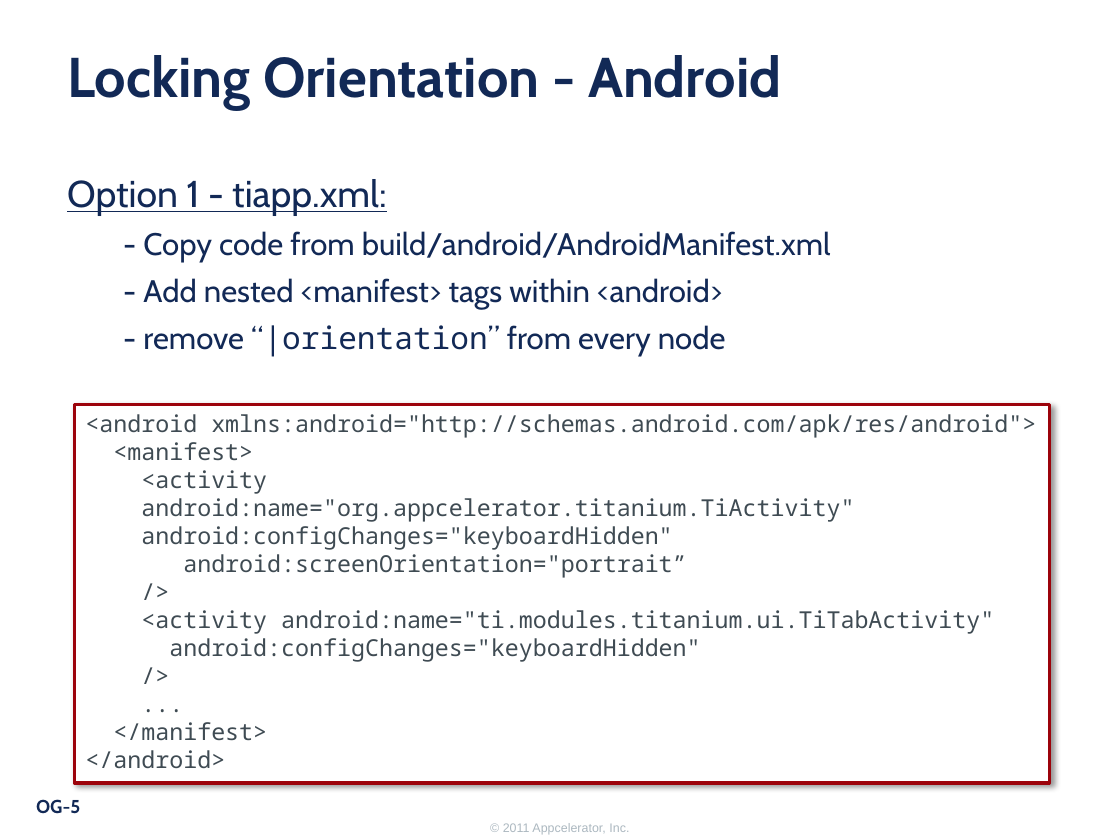
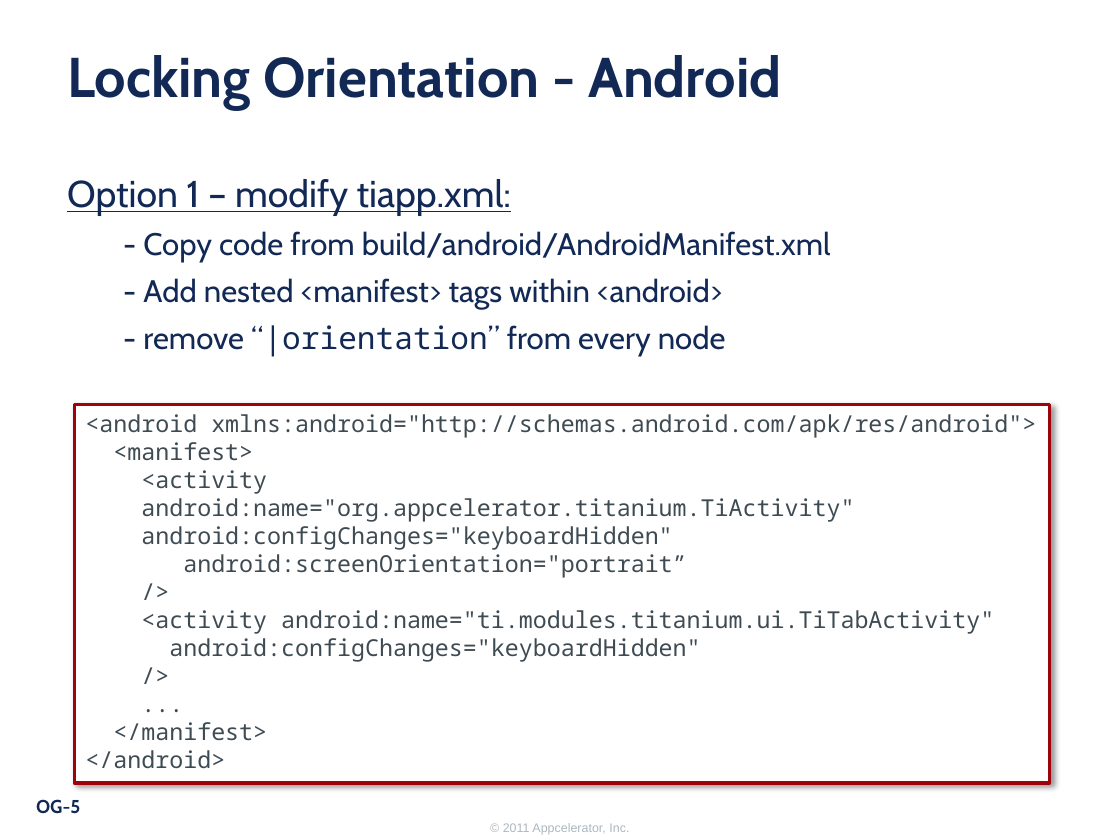
Before and after one commit to appcelerator-forks/appcelerator-training.tcmd_certification, a slide deck: slide 5 of 325.pptx. Drawn at 1120x840 pixels with LibreOffice and Linux fonts; fonts in the diff are those of the drawing; background and template pictures are left out. Boxes give left, top, right and bottom in pixels: in the first picture for what was removed or moved away, otherwise in the second. Text is boxed around its words. In the diff, an @@ line names an element or a change of style, - is before the commit and + after.

```diff
--- a/325.pptx
+++ b/325.pptx
@@ text at box(67, 179, 511, 216): text changed @@
-Option 1 - tiapp.xml:
+Option 1 – modify tiapp.xml:
```
Also in this commit, not shown: 3 other slides changed, 5 other files.
